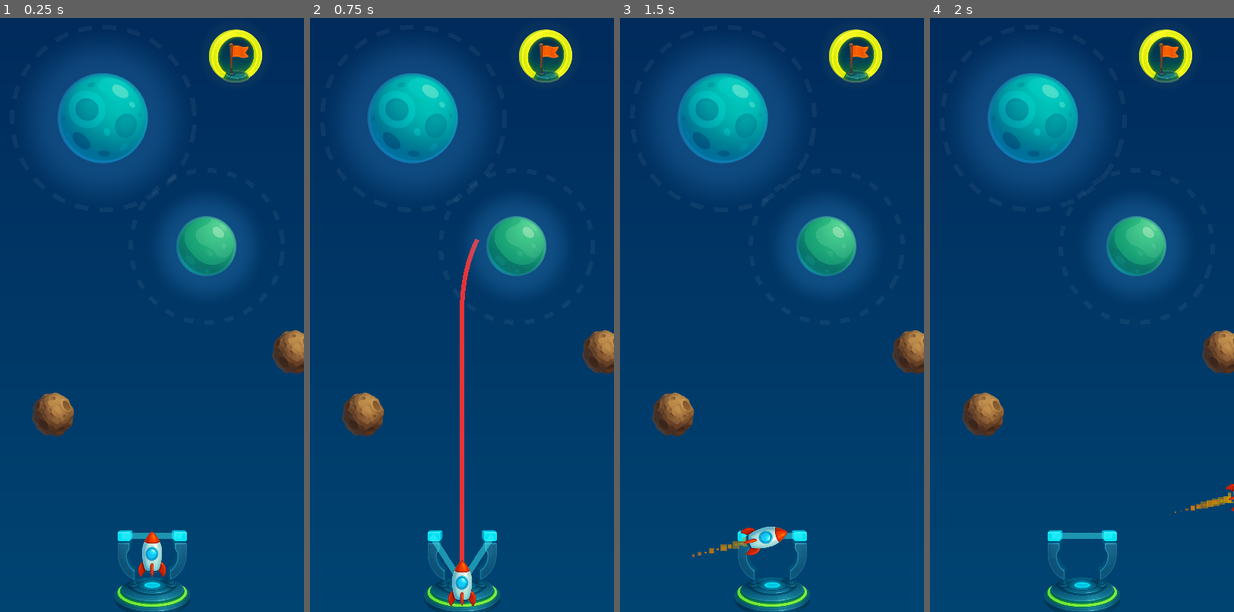
Above: before the commit, frames 1-4 (left to right).
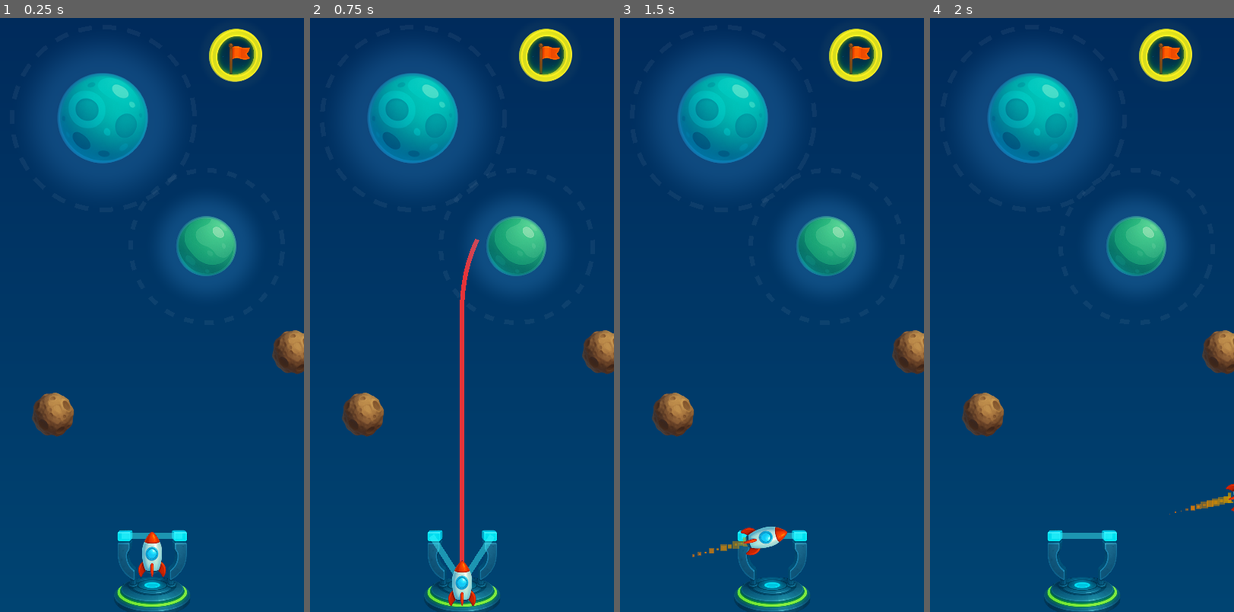
Above: after the commit, the same moments.

Repository: nbarkoch/spacecraft-launcher
Game: Godot game, scene res://scenes/game.tscn
The game is run twice, just before and just after one commit, with the same random seed, the same clock (stepped at 60 frames per second) and the same inputs.
Inputs (mouse positions are in pixels of both pictures, inside the frame that each line leads up to):
- Up to frame 1 (0.25 s): no input
- Up to frame 2 (0.75 s): tap Enter at 0.5 s; move the mouse to (462, 582) at 0.52 s; press the mouse at (462, 582) at 0.53 s
- Up to frame 3 (1.5 s): tap Space at 1.25 s; move the mouse to (711, 338) at 1.27 s; release the mouse at (711, 338) at 1.28 s; click (711, 338) at 1.35 s
- Up to frame 4 (2 s): no input

The runs differ from the first frame. In frame 1, 0.4% of the frame differs, in the area x 68-87%, y 1-11%; in frame 2, 0.4%; in frame 3, 0.4%; in frame 4, 0.4%.

Commit message:
new goal

Diff:
--- a/scenes/target_area.tscn
+++ b/scenes/target_area.tscn
@@ -1,8 +1,9 @@
-[gd_scene load_steps=6 format=3 uid="uid://vvpan4smuxbd"]
+[gd_scene load_steps=10 format=3 uid="uid://vvpan4smuxbd"]
 
-[ext_resource type="Texture2D" uid="uid://ct055fbtvwdyy" path="res://sprites/target.png" id="1_sxvcv"]
 [ext_resource type="Script" path="res://scripts/target_area.gd" id="1_tmo7r"]
 [ext_resource type="Shader" path="res://shaders/planet_glow.gdshader" id="2_texvw"]
+[ext_resource type="Texture2D" uid="uid://drsqf5fq3bab6" path="res://sprites/target_ring.png" id="3_l5qre"]
+[ext_resource type="Texture2D" uid="uid://dpg5eqdm1jquv" path="res://sprites/target_flag.png" id="4_8nhl3"]
 
 [sub_resource type="CircleShape2D" id="CircleShape2D_wgi2b"]
 radius = 15.0333
@@ -15,6 +16,114 @@
 shader_parameter/glow_softness = 0.391
 shader_parameter/planet_size = 0.368
 
+[sub_resource type="Animation" id="Animation_h5bfd"]
+length = 0.001
+tracks/0/type = "value"
+tracks/0/imported = false
+tracks/0/enabled = true
+tracks/0/path = NodePath("SpriteRing:scale")
+tracks/0/interp = 1
+tracks/0/loop_wrap = true
+tracks/0/keys = {
+"times": PackedFloat32Array(0),
+"transitions": PackedFloat32Array(1),
+"update": 0,
+"values": [Vector2(0.176596, 0.175591)]
+}
+tracks/1/type = "value"
+tracks/1/imported = false
+tracks/1/enabled = true
+tracks/1/path = NodePath("FlagClipContainer/SpriteFlag:position")
+tracks/1/interp = 1
+tracks/1/loop_wrap = true
+tracks/1/keys = {
+"times": PackedFloat32Array(0),
+"transitions": PackedFloat32Array(1),
+"update": 0,
+"values": [Vector2(12, 12)]
+}
+tracks/2/type = "value"
+tracks/2/imported = false
+tracks/2/enabled = true
+tracks/2/path = NodePath("FlagClipContainer/SpriteFlag:rotation")
+tracks/2/interp = 1
+tracks/2/loop_wrap = true
+tracks/2/keys = {
+"times": PackedFloat32Array(0),
+"transitions": PackedFloat32Array(1),
+"update": 0,
+"values": [0.0]
+}
+tracks/3/type = "value"
+tracks/3/imported = false
+tracks/3/enabled = true
+tracks/3/path = NodePath("FlagClipContainer:size")
+tracks/3/interp = 1
+tracks/3/loop_wrap = true
+tracks/3/keys = {
+"times": PackedFloat32Array(0),
+"transitions": PackedFloat32Array(1),
+"update": 0,
+"values": [Vector2(24, 26)]
+}
+
+[sub_resource type="Animation" id="Animation_hjxfj"]
+resource_name = "enter"
+tracks/0/type = "value"
+tracks/0/imported = false
+tracks/0/enabled = true
+tracks/0/path = NodePath("SpriteRing:scale")
+tracks/0/interp = 1
+tracks/0/loop_wrap = true
+tracks/0/keys = {
+"times": PackedFloat32Array(0, 0.2, 0.4, 0.5, 0.6),
+"transitions": PackedFloat32Array(1, 1, 1, 1, 1),
+"update": 0,
+"values": [Vector2(0.176596, 0.175591), Vector2(0.21, 0.21), Vector2(0.13, 0.13), Vector2(0.187, 0.187), Vector2(0.177, 0.177)]
+}
+tracks/1/type = "value"
+tracks/1/imported = false
+tracks/1/enabled = true
+tracks/1/path = NodePath("FlagClipContainer/SpriteFlag:position")
+tracks/1/interp = 1
+tracks/1/loop_wrap = true
+tracks/1/keys = {
+"times": PackedFloat32Array(0, 0.2),
+"transitions": PackedFloat32Array(1, 1),
+"update": 0,
+"values": [Vector2(12, 12), Vector2(12, 29)]
+}
+tracks/2/type = "value"
+tracks/2/imported = false
+tracks/2/enabled = true
+tracks/2/path = NodePath("FlagClipContainer/SpriteFlag:rotation")
+tracks/2/interp = 1
+tracks/2/loop_wrap = true
+tracks/2/keys = {
+"times": PackedFloat32Array(0, 0.2),
+"transitions": PackedFloat32Array(1, 1),
+"update": 0,
+"values": [0.0, 1.41483]
+}
+tracks/3/type = "value"
+tracks/3/imported = false
+tracks/3/enabled = true
+tracks/3/path = NodePath("FlagClipContainer:size")
+tracks/3/interp = 1
+tracks/3/loop_wrap = true
+tracks/3/keys = {
+"times": PackedFloat32Array(0, 0.1, 0.2),
+"transitions": PackedFloat32Array(1, 1, 1),
+"update": 0,
+"values": [Vector2(24, 26), Vector2(28, 25), Vector2(21, 21)]
+}
+
+[sub_resource type="AnimationLibrary" id="AnimationLibrary_5lx2b"]
+_data = {
+"RESET": SubResource("Animation_h5bfd"),
+"enter": SubResource("Animation_hjxfj")
+}
+
 [node name="TargetArea" type="Area2D"]
 z_index = -1
 collision_layer = 2
@@ -23,10 +132,36 @@
 [node name="CollisionShape2D" type="CollisionShape2D" parent="."]
 shape = SubResource("CircleShape2D_wgi2b")
 
-[node name="Sprite2D" type="Sprite2D" parent="."]
+[node name="SpriteRing" type="Sprite2D" parent="."]
 material = SubResource("ShaderMaterial_emrac")
 position = Vector2(0, 1.19209e-07)
 scale = Vector2(0.176596, 0.175591)
-texture = ExtResource("1_sxvcv")
+texture = ExtResource("3_l5qre")
+
+[node name="AnimationPlayer" type="AnimationPlayer" parent="."]
+libraries = {
+"": SubResource("AnimationLibrary_5lx2b")
+}
+movie_quit_on_finish = true
+
+[node name="FlagClipContainer" type="Control" parent="."]
+clip_contents = true
+layout_mode = 3
+anchors_preset = 8
+anchor_left = 0.5
+anchor_top = 0.5
+anchor_right = 0.5
+anchor_bottom = 0.5
+offset_left = -12.0
+offset_top = -12.0
+offset_right = 12.0
+offset_bottom = 14.0
+grow_horizontal = 2
+grow_vertical = 2
+
+[node name="SpriteFlag" type="Sprite2D" parent="FlagClipContainer"]
+position = Vector2(12, 12)
+scale = Vector2(0.173333, 0.173333)
+texture = ExtResource("4_8nhl3")
 
 [connection signal="body_entered" from="." to="." method="_on_body_entered"]
--- a/scripts/target_area.gd
+++ b/scripts/target_area.gd
@@ -1,16 +1,44 @@
 extends Area2D
 
+var spacecraft_captured = false
 
-# Called when the node enters the scene tree for the first time.
 func _ready():
-	pass # Replace with function body.
+	pass
 
-
-# Called every frame. 'delta' is the elapsed time since the previous frame.
 func _process(delta):
 	pass
 
+func _on_body_entered(body):
+	if body is Spacecraft and not spacecraft_captured:
+		spacecraft_captured = true
+		capture_spacecraft(body)
+		$AnimationPlayer.play("enter")
+		print("level complete")
 
-func _on_body_entered(body):
-	if body is Spacecraft:
-		print("level complete")
+func capture_spacecraft(spacecraft: Spacecraft):
+	# Stop spacecraft movement immediately
+	spacecraft.freeze = true
+	spacecraft.linear_velocity = Vector2.ZERO
+	spacecraft.angular_velocity = 0.0
+
+	# Clear any gravity assists
+	spacecraft.exit_gravity_assist()
+
+	# Create capture animation with Tween
+	var tween = create_tween()
+
+	# Move spacecraft to target center
+	tween.parallel().tween_property(spacecraft, "global_position", global_position, 0.1)
+	tween.parallel().tween_property(spacecraft, "scale", Vector2(1.1, 1.1), 0.05)
+	await tween.finished
+	tween = create_tween()
+	tween.parallel().tween_property(spacecraft, "scale", Vector2(0.0, 0.0), 0.25)
+	tween.parallel().tween_property(spacecraft, "modulate", Color(1, 1, 1, 0), 0.25)
+	# Delete spacecraft when animation completes
+	await tween.finished
+	#spacecraft.queue_free()
+
+	# Update game state
+	GameManager.currentState = GameManager.GameState.success
+
+	print("Spacecraft captured and destroyed!")
Binary file changed: sprites/target.png
Binary file added: sprites/target_flag.png
Not shown, added: sprites/target_flag.png.import
Binary file added: sprites/target_ring.png
Not shown, added: sprites/target_ring.png.import
